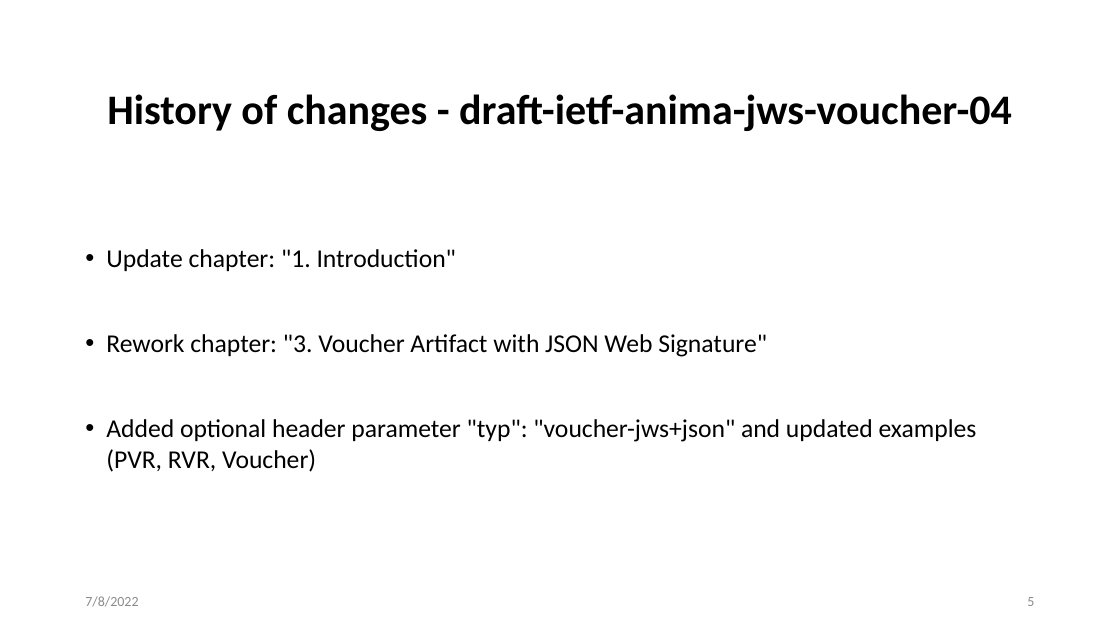
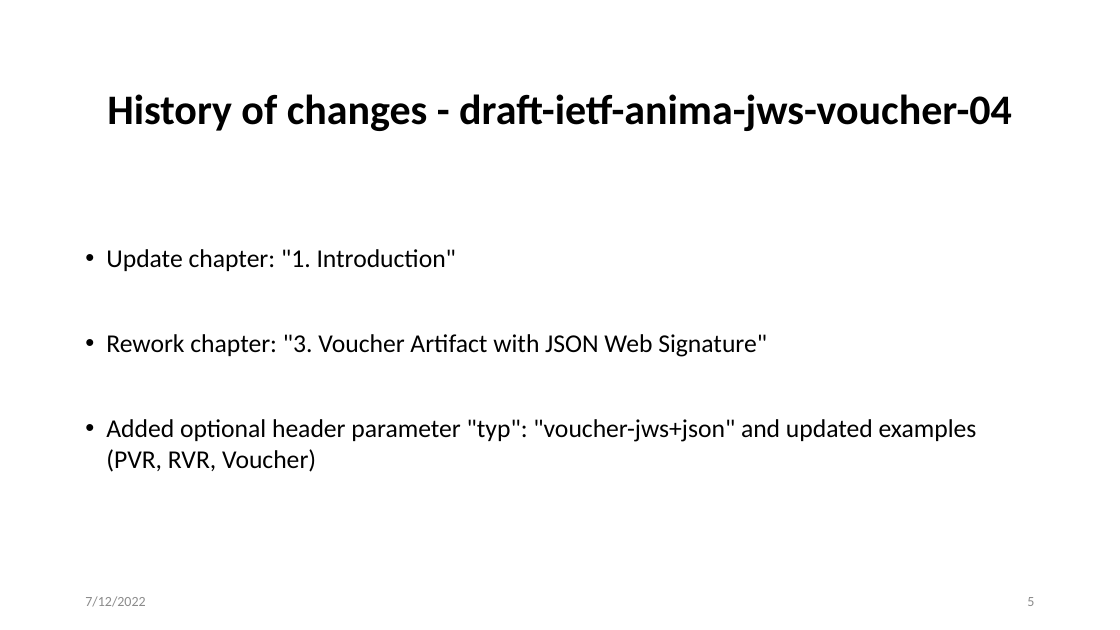
Before and after one commit to anima-wg/anima-jws-voucher, a slide deck: slide 5 of presentations/ietf114-anima-jws-voucher.pptx. Drawn at 1120x630 pixels with LibreOffice and Linux fonts; fonts in the diff are those of the drawing. Boxes give left, top, right and bottom in pixels: in the first picture for what was removed or moved away, otherwise in the second. Text is boxed around its words. In the diff, an @@ line names an element or a change of style, - is before the commit and + after.

```diff
--- a/presentations/ietf114-anima-jws-voucher.pptx
+++ b/presentations/ietf114-anima-jws-voucher.pptx
@@ text at (85, 596, 145, 607): text changed @@
-7/8/2022
+7/12/2022
```
Also in this commit, not shown: 6 other slides changed, 1 slide added.
